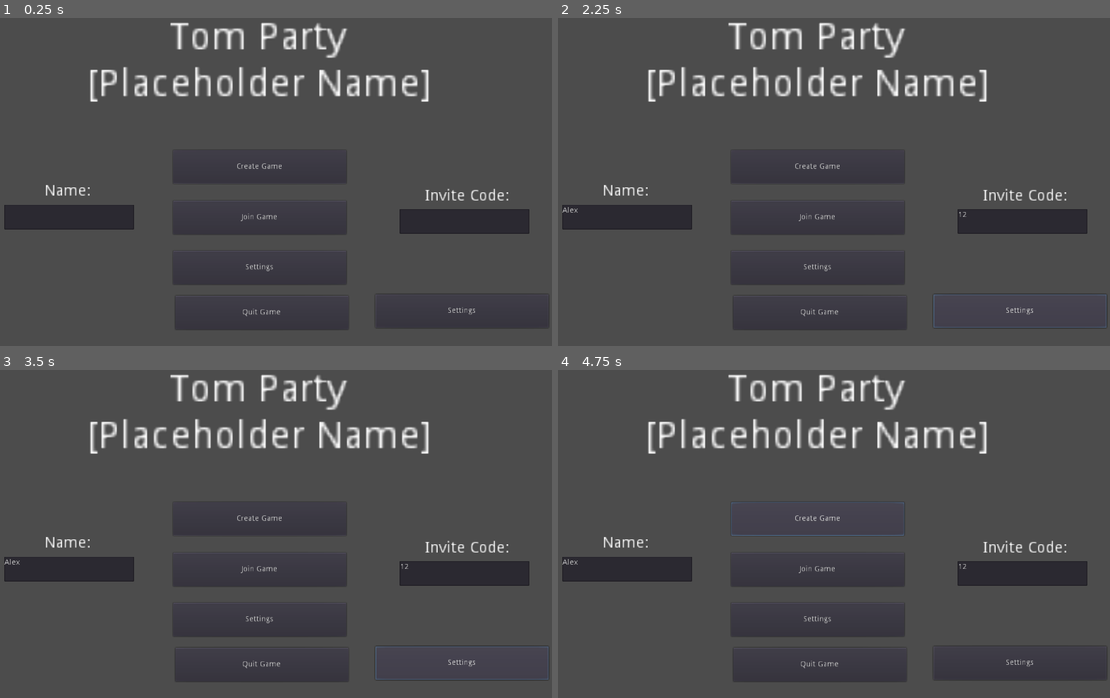
Above: before the commit, frames 1-4 (two rows, left to right).
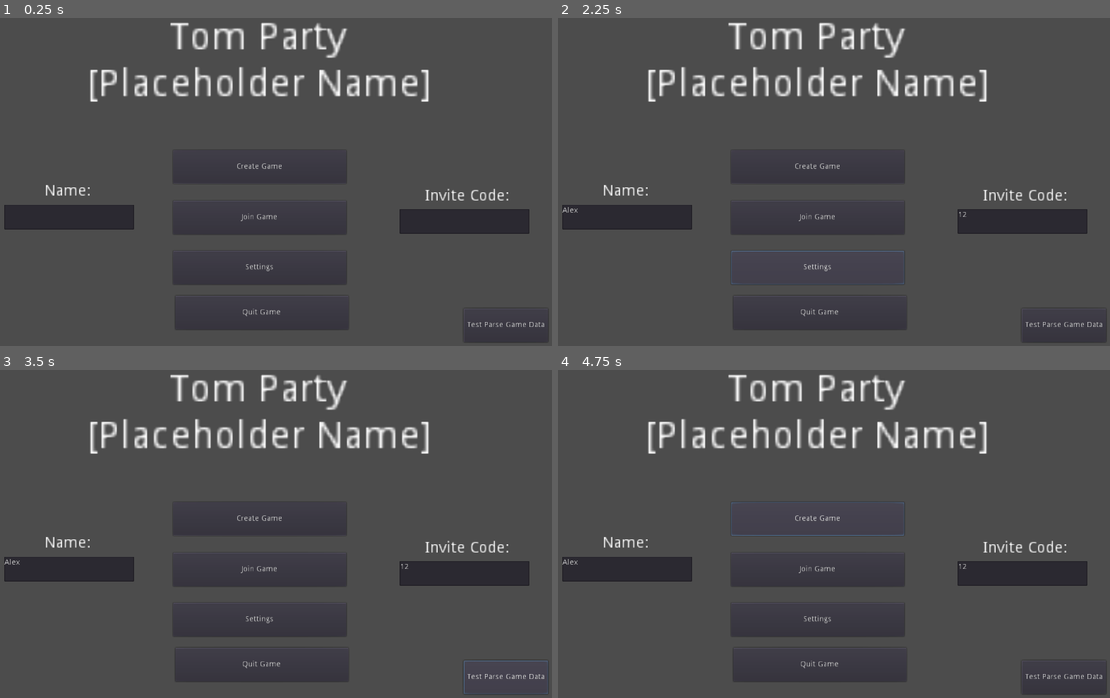
Above: after the commit, the same moments.

Repository: AnnsAnns/tom_party
Game: Godot game, scene res://Scenes/UI/MainMenu.tscn
The game is run twice, just before and just after one commit, with the same random seed, the same clock (stepped at 60 frames per second) and the same inputs.
Inputs (mouse positions are in pixels of both pictures, inside the frame that each line leads up to):
- Up to frame 1 (0.25 s): no input
- Up to frame 2 (2.25 s): click (629, 218) at 0.52 s; type "Alex" at 0.6 s; click (1021, 221) at 0.75 s; type "12" at 0.83 s; click "Settings" at 1.25 s; click "Settings" at 2 s
- Up to frame 3 (3.5 s): click "Settings" (after the commit: "Test Parse Game Data") at 2.75 s
- Up to frame 4 (4.75 s): click "Create Game" at 3.5 s; click "Create Game" at 4.25 s

The runs differ from the first frame. In frame 1, 0.3% of the frame differs, in the area x 69-100%, y 84-99%; in frame 2, 0.6%, in the area x 31-100%, y 70-99%; in frame 3, 0.5%; in frame 4, 0.3%.
Error before the commit: Unable to iterate on object of type 'Nil'. (res://Scripts/RequestPlayerData.gd:38)
Error after the commit: Invalid type in built-in function 'push_error'. Cannot convert argument 1 from int to String. (res://Scripts/RequestPlayerData.gd:30)

Commit message:
[Godot] Fix GameData, Integrate Lobby Scene

Diff:
--- a/src_godot/Scenes/UI/Lobby.tscn
+++ b/src_godot/Scenes/UI/Lobby.tscn
@@ -1,15 +1,12 @@
-[gd_scene load_steps=2 format=2]
+[gd_scene load_steps=3 format=2]
 
 [ext_resource path="res://Scripts/Scenes/Lobby.gd" type="Script" id=1]
-
-
-
-
+[ext_resource path="res://Scenes/Functions/RequestPlayerData.tscn" type="PackedScene" id=2]
 
 [node name="Lobby" type="Node2D"]
 script = ExtResource( 1 )
 
-[node name="PlayersLabel" type="Label" parent="."]
+[node name="PlayerAmount" type="Label" parent="."]
 margin_left = 21.9406
 margin_top = 23.9405
 margin_right = 133.941
@@ -22,14 +19,14 @@
 "_edit_use_anchors_": false
 }
 
-[node name="PlayerAmountLabel" type="Label" parent="."]
-margin_left = 246.059
-margin_top = 35.3568
-margin_right = 266.059
-margin_bottom = 66.3568
+[node name="InviteCode" type="Label" parent="."]
+margin_left = 673.337
+margin_top = 18.3929
+margin_right = 828.337
+margin_bottom = 59.3929
 rect_scale = Vector2( 2, 2 )
-text = "0
-"
+text = "Invite Code:
+AAAA"
 align = 1
 valign = 1
 __meta__ = {
@@ -38,14 +35,22 @@
 
 [node name="PlayerNamesLabel" type="Label" parent="."]
 margin_left = 39.0
-margin_top = 79.0
-margin_right = 125.0
-margin_bottom = 301.0
+margin_top = 81.8316
+margin_right = 150.0
+margin_bottom = 229.832
 rect_scale = Vector2( 2, 2 )
-text = "
-"
+text = "Kevin
+Kevin
+Kevin
+Kevin
+Kevin
+Kevin
+Kevin
+Kevin"
 align = 1
-valign = 1
 __meta__ = {
 "_edit_use_anchors_": false
 }
+
+[node name="RequestPlayerData" parent="." instance=ExtResource( 2 )]
+[connection signal="worked" from="RequestPlayerData" to="." method="_on_RequestPlayerData_worked"]
--- a/src_godot/Scenes/UI/MainMenu.tscn
+++ b/src_godot/Scenes/UI/MainMenu.tscn
@@ -78,11 +78,11 @@
 }
 
 [node name="TestButton" type="Button" parent="."]
-margin_left = 704.341
-margin_top = 505.905
-margin_right = 1018.34
-margin_bottom = 566.905
-text = "Settings"
+margin_left = 863.941
+margin_top = 532.487
+margin_right = 1016.94
+margin_bottom = 593.487
+text = "Test Parse Game Data"
 __meta__ = {
 "_edit_use_anchors_": false
 }
--- a/src_godot/Scripts/AutoLoad/GameData.gd
+++ b/src_godot/Scripts/AutoLoad/GameData.gd
@@ -1,9 +1,4 @@
 extends Node
 
-var player_data: Dictionary
-
-class Player:
-	'''Class representing players'''
-	var Name: String = "Unknown"
-	var Online: bool = true
-	var Wins: int = 0
+var active_players: int = 0
+var players: Dictionary = {}
--- a/src_godot/Scripts/AutoLoad/Global.gd
+++ b/src_godot/Scripts/AutoLoad/Global.gd
@@ -5,7 +5,7 @@
 var owner_id: String
 var user_id: String
 var game_token: String
-var username: String = "Test"
+var username: String = "Unknown User"
 
 # Server Data
 var server_url = "http://127.0.0.1:8000/"
--- a/src_godot/Scripts/RequestPlayerData.gd
+++ b/src_godot/Scripts/RequestPlayerData.gd
@@ -1,4 +1,6 @@
 extends Node
+
+signal worked
 
 onready var global = get_node("/root/global")
 onready var GameData = get_node("/root/GameData")
@@ -6,7 +8,7 @@
 var http: HTTPRequest
 var worked: bool = true
 
-func RequestPlayerData() -> bool:
+func RequestPlayerData():
 	# Create HTTPRequest Node
 	http = HTTPRequest.new()
 	add_child(http)
@@ -25,23 +27,16 @@
 		JSON.print(request)
 	)
 	if err != OK:
-		return false
-
-	yield(http, "request_completed") # Wait for the request to complete
-	return worked
+		push_error(err)
 
 func _on_request_completed(result, response_code, headers, body):
 	var response = JSON.parse(body.get_string_from_utf8()).result
 
-	print(response)
+	print(response.keys())
 
-	for player in response:
-		GameData.player_data[player] = GameData.Player.new()
-		GameData.player_data[player].Name = player
+	for player in response.keys():
+		GameData.players[player] = player
 
-		if response[player]["connected"] == "true":
-			GameData.player_data[player].Online = true
-		else:
-			GameData.player_data[player].Online = false
+	emit_signal("worked")
 
 	http.queue_free() # Once it has nothing to do, it will be deleted
--- a/src_godot/Scripts/Scenes/JoinGame.gd
+++ b/src_godot/Scripts/Scenes/JoinGame.gd
@@ -48,5 +48,6 @@
 	global.session_id = response["uuid_game"]
 	global.user_id = response["user_id"]
 	global.username = response["username"]
+	GameData.active_players = response["active_players"]
 
 	emit_signal("joined_game", true)
--- a/src_godot/Scripts/Scenes/Lobby.gd
+++ b/src_godot/Scripts/Scenes/Lobby.gd
@@ -1,6 +1,18 @@
 extends Node2D
 
 onready var global = get_node("/root/global")
+onready var GameData = get_node("/root/GameData")
 
-func processServerData():
-	$PlayerAmountLabel.text = global.player_amount
+func updateUiInfo():
+	$PlayerNamesLabel.text = ""
+	$PlayerAmount.text = "Current Players: " + str(GameData.active_players)
+	$InviteCode.text = "Invite Code: \n" + global.game_token
+
+	for player in GameData.players.keys():
+		$PlayerNamesLabel.text += player + "\n"
+
+func _ready():
+	$RequestPlayerData.RequestPlayerData()
+
+func _on_RequestPlayerData_worked():
+	updateUiInfo()
--- a/src_godot/Scripts/Scenes/MainMenu.gd
+++ b/src_godot/Scripts/Scenes/MainMenu.gd
@@ -10,7 +10,7 @@
 		print("Couldn't join game!")
 		return
 
-	# @TODO: Load next scene
+	global.goto_scene("res://Scenes/UI/Lobby.tscn")
 
 func _on_CreateGameButton_pressed():
 	$CreateGame.CreateGame()
@@ -29,7 +29,8 @@
 
 	$InviteCodeTbx.text = global.game_token
 	print(global.game_token)
-	# @tODO: Load next scene
+
+	$JoinGame.JoinGame()
 
 func _on_QuitButton_pressed():
 	get_tree().quit()
